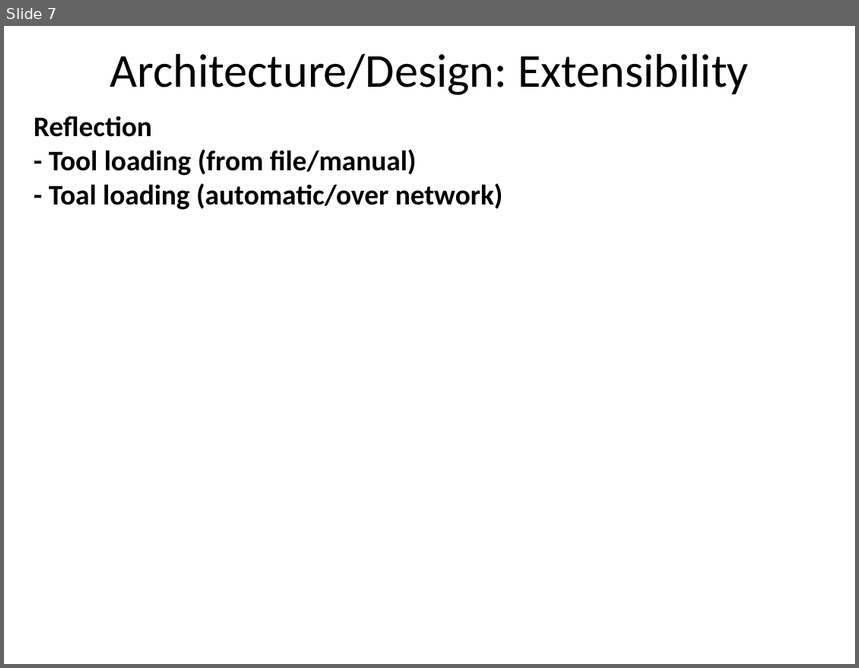
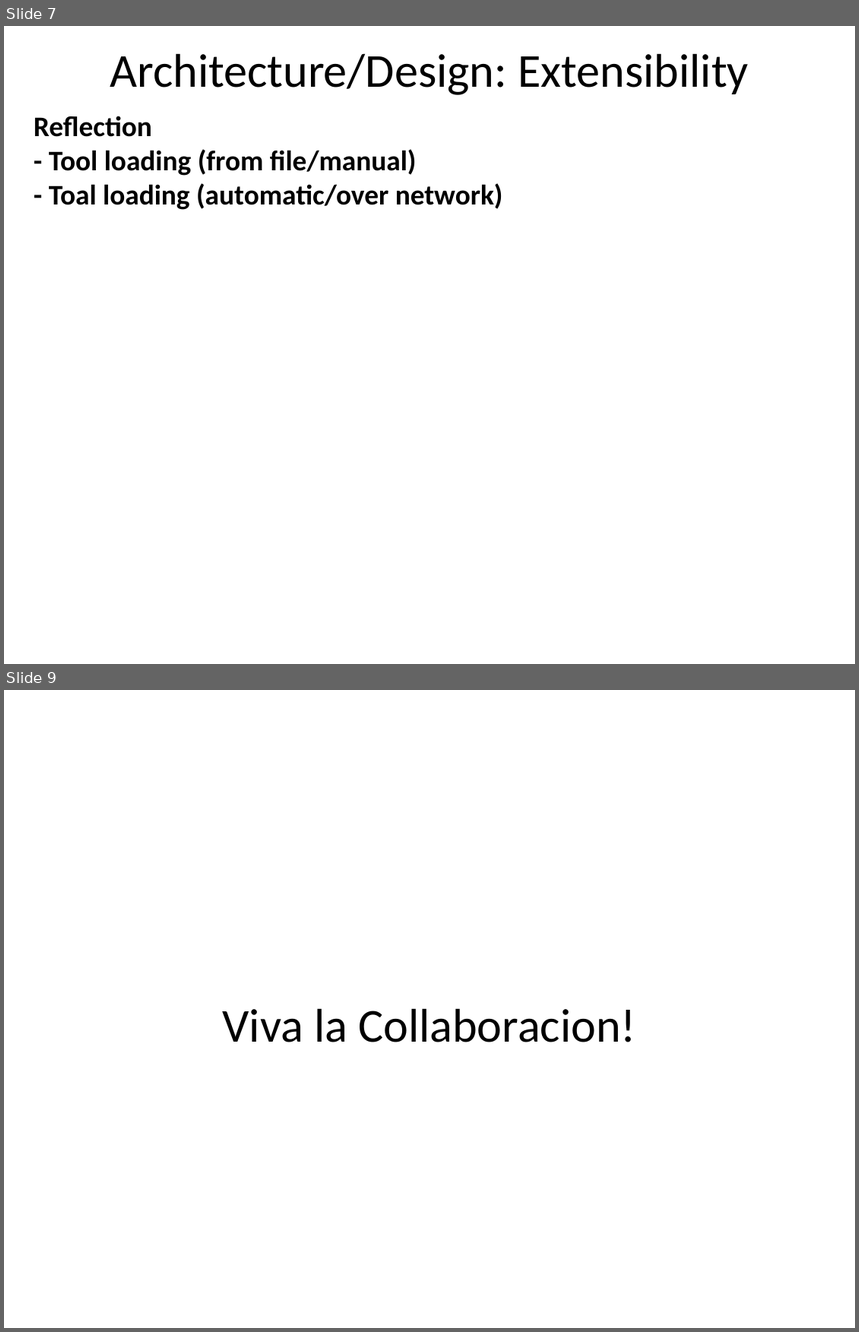
Before and after one commit to satpreetsingh/182mainproject, a slide deck: Final_Submission/Team1_May_06_2009_Final_Presentation.pptx. Shown one above the other, each under a label of ours: slide 7 before the commit, slides 7 and 9 after it; the slides between them are not shown. The pictures are 859x668 and 859x1332 pixels, drawn with LibreOffice and Linux fonts; fonts in the diff are those of the drawing. Boxes give left, top, right and bottom in pixels: in the first picture for what was removed or moved away, otherwise in the second. Text is boxed around its words. In the diff, an @@ line names an element or a change of style, - is before the commit and + after.

```diff
--- a/Final_Submission/Team1_May_06_2009_Final_Presentation.pptx
+++ b/Final_Submission/Team1_May_06_2009_Final_Presentation.pptx
@@ slide 9 added at [4,690,855,1328], background #FFFFFF @@
@@ title added at [223,1008,636,1043], 40 pt, text #000000 @@
+Viva la Collaboracion!
```
Also in this commit, not shown: 1 slide changed.
